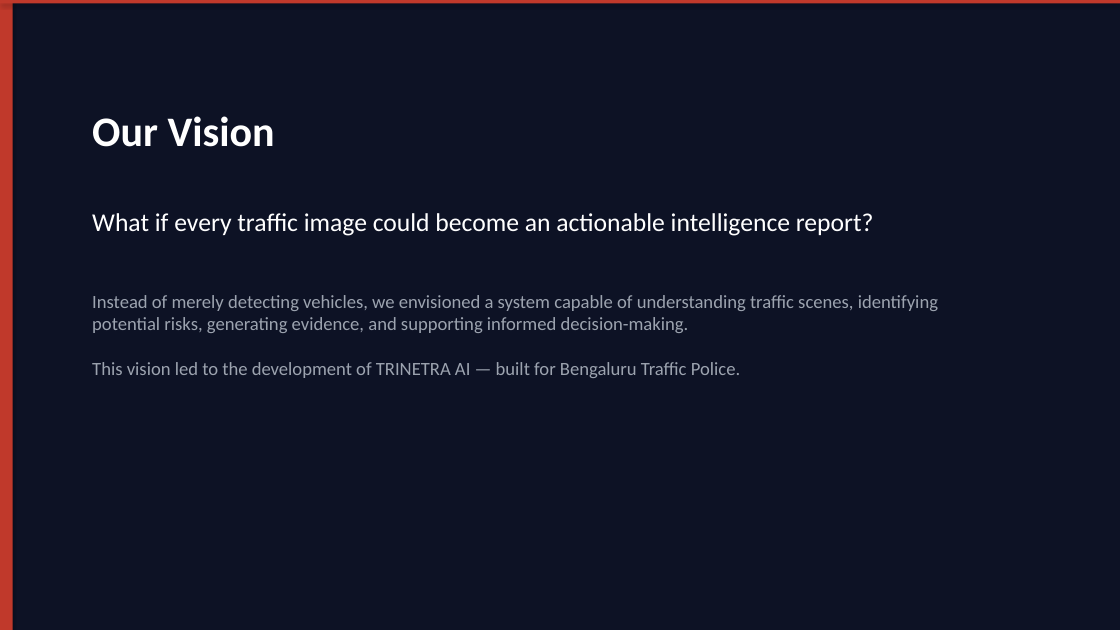
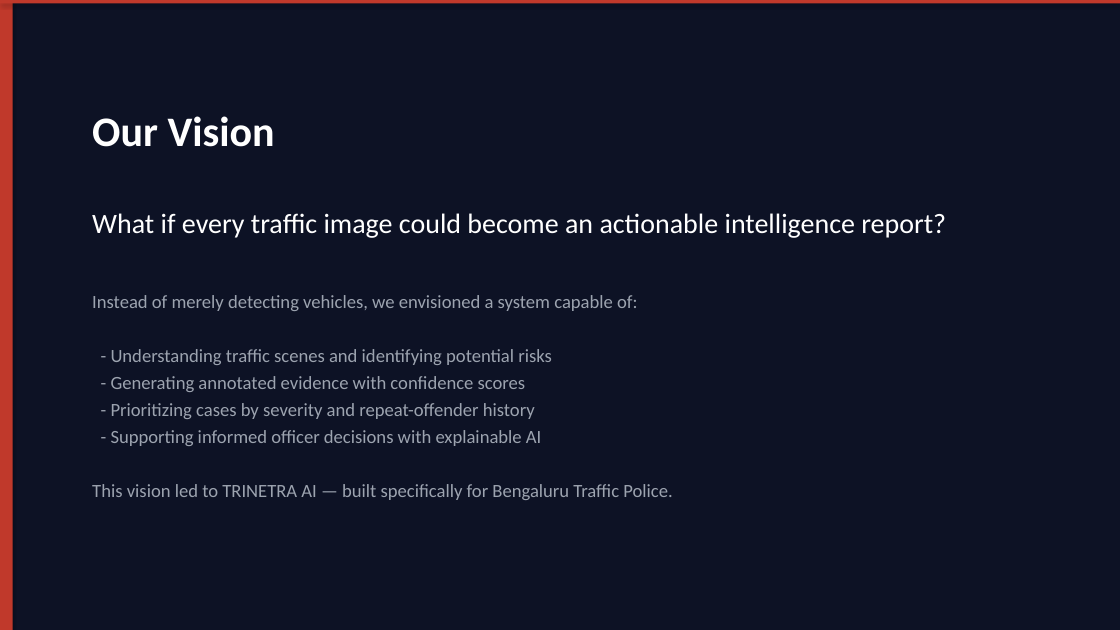
Before and after one commit to vamsi061/trinetra-traffic-ai, a slide deck: slide 3 of TRINETRA_AI_Presentation.pptx. Drawn at 1120x630 pixels with LibreOffice and Linux fonts; fonts in the diff are those of the drawing. Boxes give left, top, right and bottom in pixels: in the first picture for what was removed or moved away, otherwise in the second. Text is boxed around its words. In the diff, an @@ line names an element or a change of style, - is before the commit and + after.

Commit message:
enhanced PPT: 17 slides with validation, differentiation, impact, architecture, judge readiness
- TRINETRA AI In Action: upload, executive summary, violation card, intel center, copilot
- System Validation: 6 metric cards (detection rate, OCR, helmet, review trigger)
- Competitive Differentiation: 10-row comparison table (Traditional CCTV vs Basic Detector vs TRINETRA)
- Bengaluru Impact Analysis: challenge/impact table
- Officer Workflow: 8-step visual flow diagram with icons
- Deployment Fit: how TRINETRA layers onto existing CCTV infrastructure
- Demo Walkthrough: 10-step end-to-end scenario
- Responsible AI: 6 principle cards with accent colors
- Architecture: 9-block pipeline + 4-layer categorization
- Final Judge Impression: capability checklist + closing statement

```diff
--- a/TRINETRA_AI_Presentation.pptx
+++ b/TRINETRA_AI_Presentation.pptx
@@ text "What if every traffic image ..." at (92, 213, 946, 238): size 22 to 24 pt @@
@@ text at (92, 295, 672, 500): text changed @@
-Instead of merely detecting vehicles, we envisioned a system capable of understanding traffic scenes, identifying potential risks, generating evidence, and supporting informed decision-making.
-This vision led to the development of TRINETRA AI — built for Bengaluru Traffic Police.
+Instead of merely detecting vehicles, we envisioned a system capable of:
+- Understanding traffic scenes and identifying potential risks
+- Generating annotated evidence with confidence scores
+- Prioritizing cases by severity and repeat-offender history
+- Supporting informed officer decisions with explainable AI
+This vision led to TRINETRA AI — built specifically for Bengaluru Traffic Police.
```
Also in this commit, not shown: 7 other slides changed, 9 slides added, 6 slides removed.
